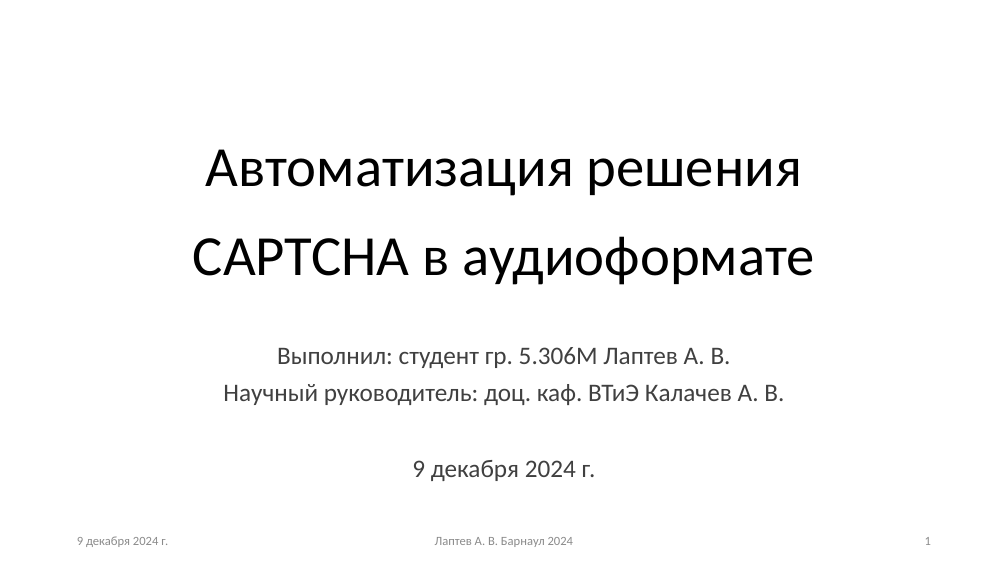
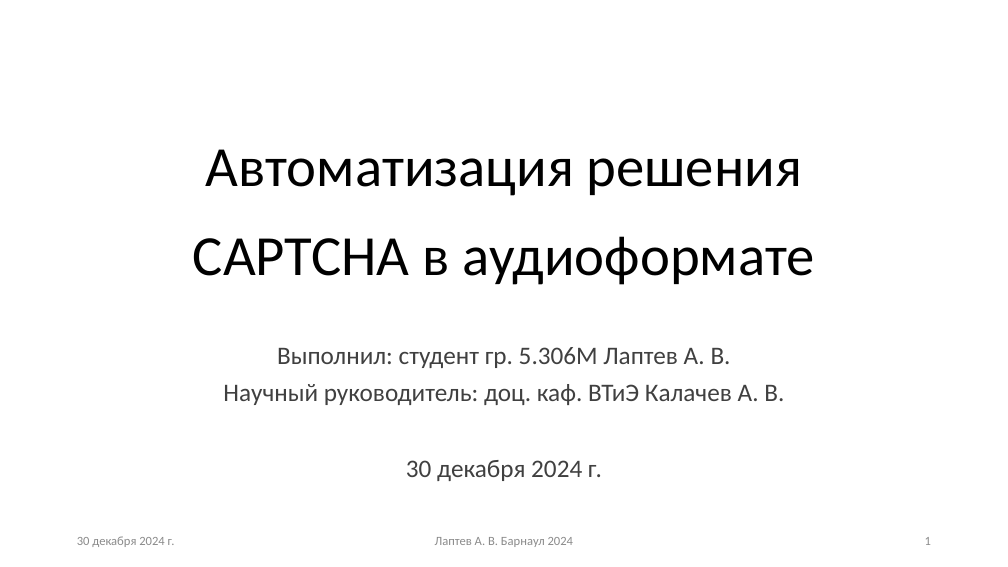
Before and after one commit to just-russian-amateur/university_projects, a slide deck: slide 1 of 1_course_master/НИР (2 семестр)/Автоматизация решения CAPTCHA в аудиоформате.pptx. Drawn at 1008x567 pixels with LibreOffice and Linux fonts; fonts in the diff are those of the drawing. Boxes give left, top, right and bottom in pixels: in the first picture for what was removed or moved away, otherwise in the second. Text is boxed around its words. In the diff, an @@ line names an element or a change of style, - is before the commit and + after.

```diff
--- a/1_course_master/НИР (2 семестр)/Автоматизация решения CAPTCHA в аудиоформате.pptx
+++ b/1_course_master/НИР (2 семестр)/Автоматизация решения CAPTCHA в аудиоформате.pptx
@@ subtitle at (406, 460, 602, 481): text changed @@
-9 декабря 2024 г.
+30 декабря 2024 г.
@@ text at (77, 536, 175, 547): text changed @@
-9 декабря 2024 г.
+30 декабря 2024 г.
```
Also in this commit, not shown: 7 other slides changed, 1 other file.
